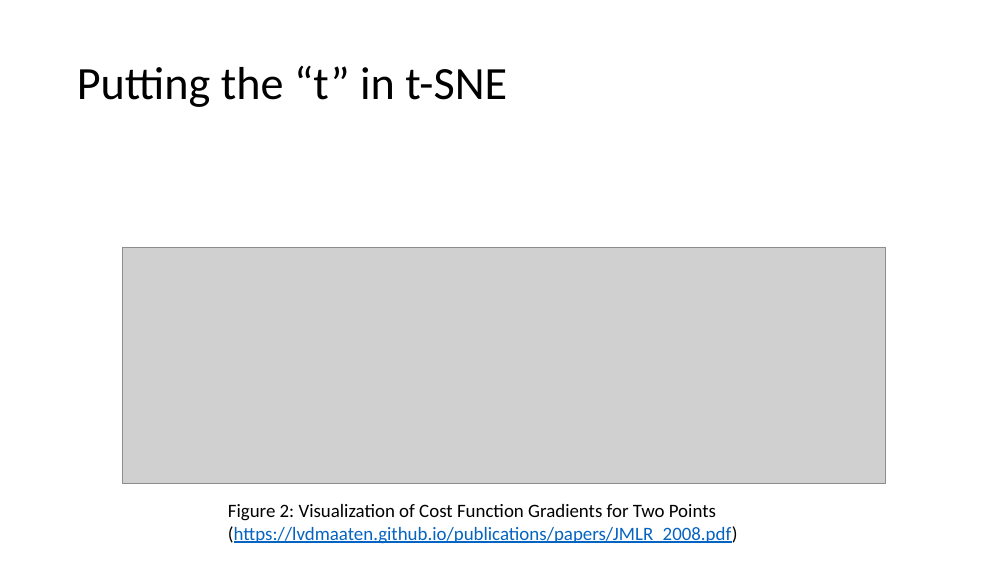
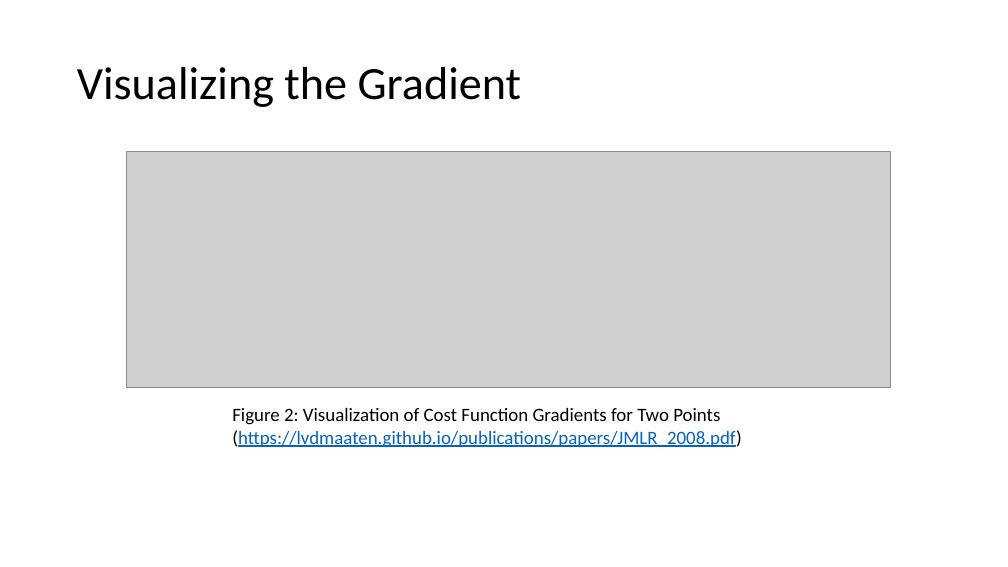
Before and after one commit to nbv3/math465_tsne, a slide deck: slide 9 of math465_tsne.pptx (slide 7 before the commit). Drawn at 1008x567 pixels with LibreOffice and Linux fonts; fonts in the diff are those of the drawing; grey boxes stand for pictures. Boxes give left, top, right and bottom in pixels: in the first picture for what was removed or moved away, otherwise in the second. Text is boxed around its words. In the diff, an @@ line names an element or a change of style, - is before the commit and + after.

Commit message:
t-sne yah

```diff
--- a/math465_tsne.pptx
+++ b/math465_tsne.pptx
@@ title at (77, 67, 522, 107): text changed @@
-Putting the “t” in t-SNE
+Visualizing the Gradient
@@ picture: place and size @@
-picture at (123, 248, 886, 483)
+picture at (126, 152, 890, 387)
@@ text "Figure 2: Visualization of Cost ...": place and size @@
-text "Figure 2: Visualization of Cost ..." at (228, 504, 738, 544)
+text "Figure 2: Visualization of Cost ..." at (232, 408, 742, 448)
```
Also in this commit, not shown: 3 other slides changed, 3 slides added, 3 slides removed.
